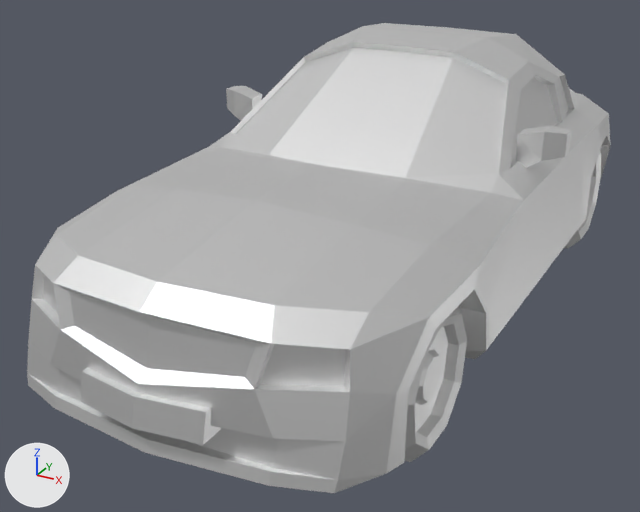
Renders of the FBX model Assets/Art/Models/Cars/Mercedes.fbx from each side of a commit.
Before and after are seen from a camera (50 mm lens) standing at (2.09, -4.54, 1.56) and looking at (-0.22, -0.33, -0.54). Arrows for +X, +Y and +Z are at lower left; the lights stay in place. Where no turn or scale is listed for an object, it has been applied to the vertices.

The scene before the commit, as lines of its bpy script (objects in view):
```python
me_cube_001 = bpy.data.meshes.new('Cube.001')
me_cube_001.from_pydata(...)  # 304 vertices, 316 faces; spans x -1.06..1.06, y -2.29..2.29, z -0.65..0.65
# faces by material slot: [302, 10, 4]
me_cube_001.materials.append(mat_carpaint_001)  # white #e7e7e7
me_cube_001.materials.append(mat_carwindows_001)  # white #e7e7e7
me_cube_001.materials.append(mat_carlamps_001)  # white #e7e7e7
me_cylinder_003 = bpy.data.meshes.new('Cylinder.003')
me_cylinder_003.from_pydata(...)  # 64 vertices, 56 faces; spans x -0.173..0.077, y -0.388..0.388, z -0.37..0.394
# faces by material slot: [19, 37]
me_cylinder_003.materials.append(mat_carpaint_001)  # white #e7e7e7
me_cylinder_003.materials.append(mat_carrubber_001)  # white #e7e7e7
me_cylinder_004 = bpy.data.meshes.new('Cylinder.004')
me_cylinder_004.from_pydata(...)  # 64 vertices, 56 faces; spans x -0.173..0.077, y -0.388..0.388, z -0.37..0.394
# faces by material slot: [19, 37]
me_cylinder_004.materials.append(mat_carpaint_001)  # white #e7e7e7
me_cylinder_004.materials.append(mat_carrubber_001)  # white #e7e7e7
ob_lbwheel = bpy.data.objects.new('LBWheel', me_cylinder_004)
ob_lbwheel.location = (0.865, 1.402, -0.499)
ob_lfwheel = bpy.data.objects.new('LFWheel', me_cylinder_003)
ob_lfwheel.location = (0.874, -1.353, -0.499)
ob_mercedes = bpy.data.objects.new('Mercedes', me_cube_001)
ob_mercedes.location = (0.0, 0.0, 0.0)
```
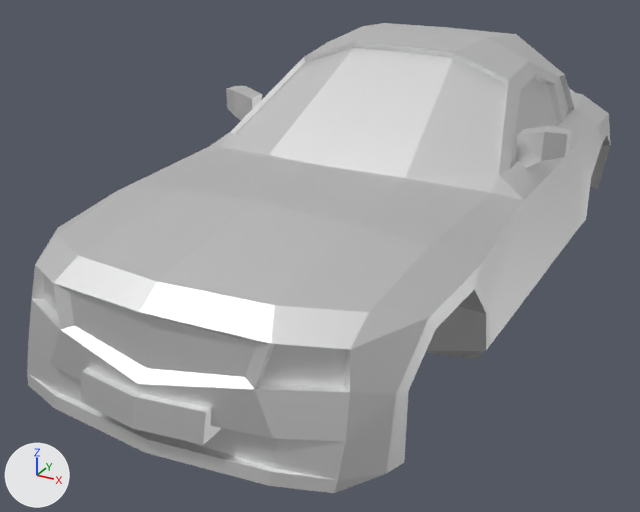
What the commit changed:
Object 'LBWheel' (ob_lbwheel) is deleted.
Object 'LFWheel' (ob_lfwheel) is deleted.

Boxes (x1, y1, x2, y2) around the edits, measured in the pictures (640 x 512 px):
'LFWheel', deleted
    before: (404, 307, 467, 462)
    faces in mat_carrubber_001 (white #e7e7e7): (404, 307, 467, 462)
    faces in mat_carpaint_001 (white #e7e7e7): (415, 326, 448, 432)
'LBWheel', deleted
    before: (564, 152, 601, 249)
